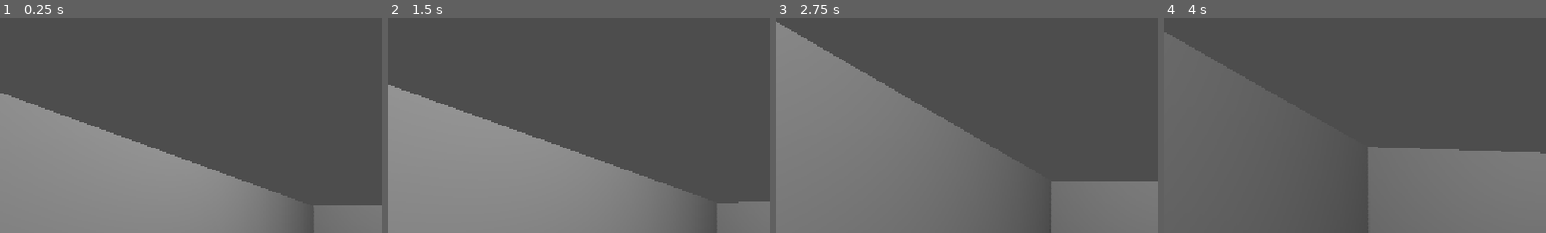
Above: before the commit, frames 1-4 (left to right).
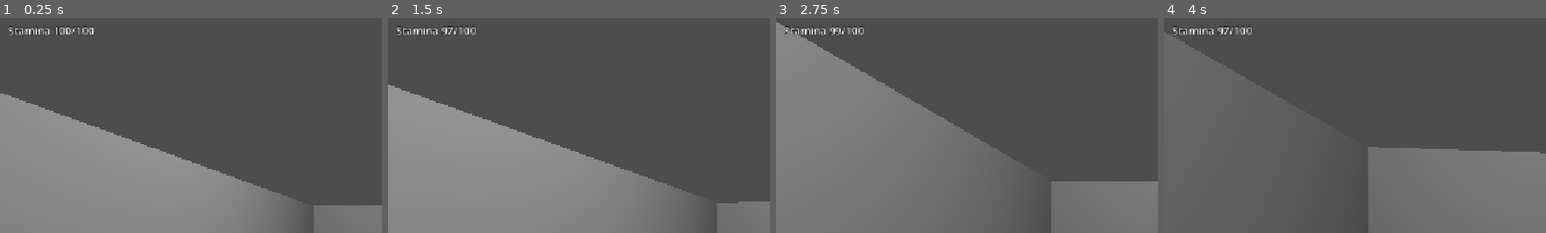
Above: after the commit, the same moments.

Repository: dawidseipold/blind-step
Game: Godot game, scene res://bench.tscn
The game is run twice, just before and just after one commit, with the same random seed, the same clock (stepped at 60 frames per second) and the same inputs.
Inputs (mouse positions are % of the whole screen's width and height, from its top left):
- Up to frame 1 (0.25 s): no input
- Up to frame 2 (1.5 s): tap Enter at 0.5 s; move the mouse to (55, 50) at 0.52 s; hold Ctrl (crouch) 0.53-1.28 s; hold W (walk_forward) from 0.53 s (still down); click (55, 50) at 0.67 s; move the mouse to (45, 50) at 1.27 s; tap Shift (sprint) at 1.35 s; click (45, 50) at 1.42 s
- Up to frame 3 (2.75 s): keep holding W (walk_forward); move the mouse to (52, 48) at 2.02 s; hold Ctrl (crouch) from 2.03 s (still down); click (52, 48) at 2.17 s
- Up to frame 4 (4 s): keep holding W (walk_forward); move the mouse to (49, 52) at 2.77 s; release Ctrl (crouch) at 2.78 s; tap Shift (sprint) at 2.85 s; click (49, 52) at 2.92 s; move the mouse to (57, 51) at 3.52 s; hold Ctrl (crouch) from 3.53 s (still down); click (57, 51) at 3.67 s
The pictures show only the part of the screen within x 0-50%, y 0-50%; the shares and areas given below are measured in that part.

The runs differ from the first frame. In frame 1, 0.4% of the frame differs, in the area x 2-25%, y 3-8%; in frame 2, 0.4%; in frame 3, 0.4%; in frame 4, 0.4%.

Commit message:
T04 Pokaż kondycję na Bench i rozplanuj testy ruchu i stresu

Diff:
--- a/game/blind-step/bench.tscn
+++ b/game/blind-step/bench.tscn
@@ -1,6 +1,7 @@
 [gd_scene format=3 uid="uid://bytpsa18lxm6e"]
 
 [ext_resource type="PackedScene" path="res://player.tscn" id="PlayerScene"]
+[ext_resource type="Script" path="res://bench_readout.gd" id="Readout"]
 
 [node name="Bench" type="Node3D" unique_id=133904966]
 
@@ -69,3 +70,14 @@
 position = Vector3(1, 0.75, -8.5)
 size = Vector3(0.7, 1.5, 0.5)
 use_collision = true
+
+[node name="Diagnostics" type="CanvasLayer" parent="."]
+
+[node name="Stamina" type="Label" parent="Diagnostics" node_paths=PackedStringArray("player")]
+offset_left = 12.0
+offset_top = 10.0
+mouse_filter = 2
+theme_override_constants/outline_size = 4
+text = "Stamina 100/100"
+script = ExtResource("Readout")
+player = NodePath("../../PlayerSpawn/Player")
--- /dev/null
+++ b/game/blind-step/bench_readout.gd
@@ -0,0 +1,13 @@
+extends Label
+
+const Player = preload("res://player.gd")
+@export var player: Player
+
+func _process(_delta: float) -> void:
+	if visible:
+		text = "Stamina %d/100" % roundi(player.stamina * 100.0)
+
+func _unhandled_key_input(event: InputEvent) -> void:
+	if event is InputEventKey and event.keycode == KEY_F3 and event.pressed and not event.echo:
+		visible = not visible
+		get_viewport().set_input_as_handled()
Not shown, added: game/blind-step/bench_readout.gd.uid
Not shown, changed: AGENTS.md
Not shown, changed: DESIGN.md
Not shown, changed: ROADMAP.md
Not shown, changed: docs/etapy.md
Not shown, changed: sync-issues.ps1
